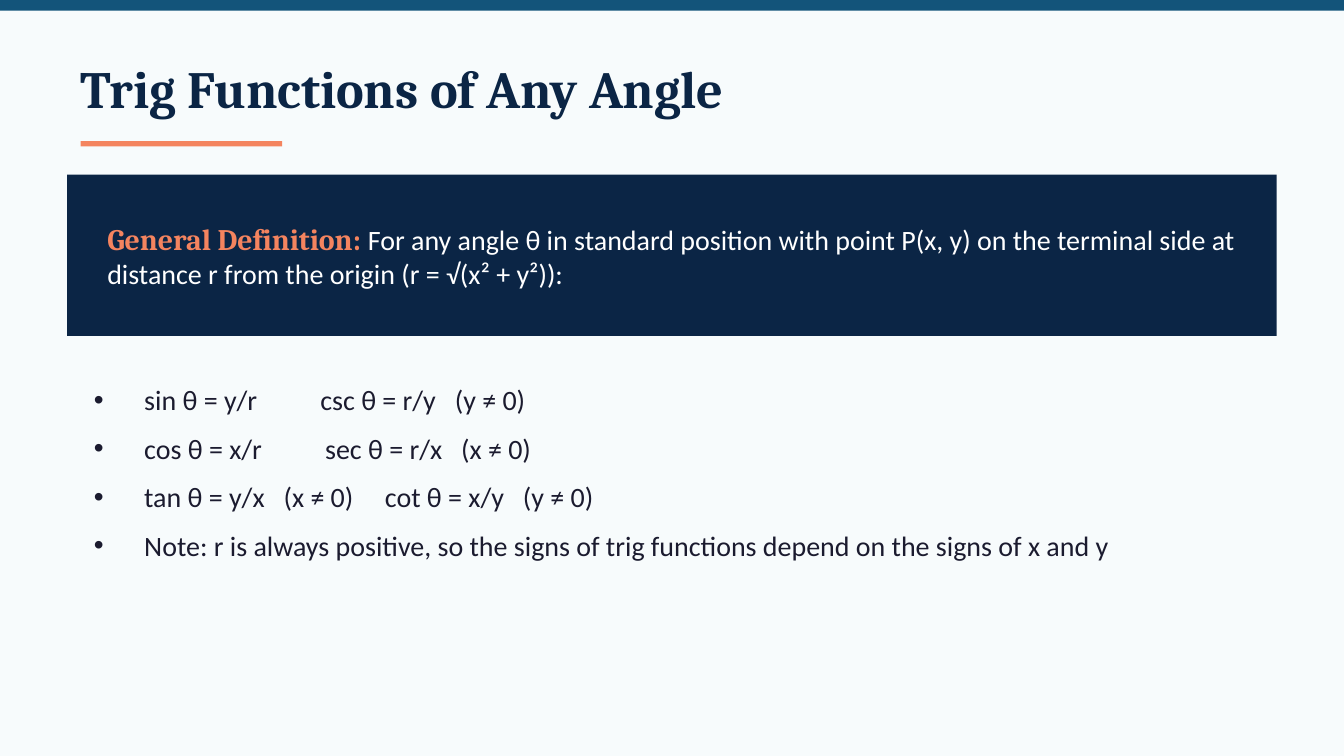
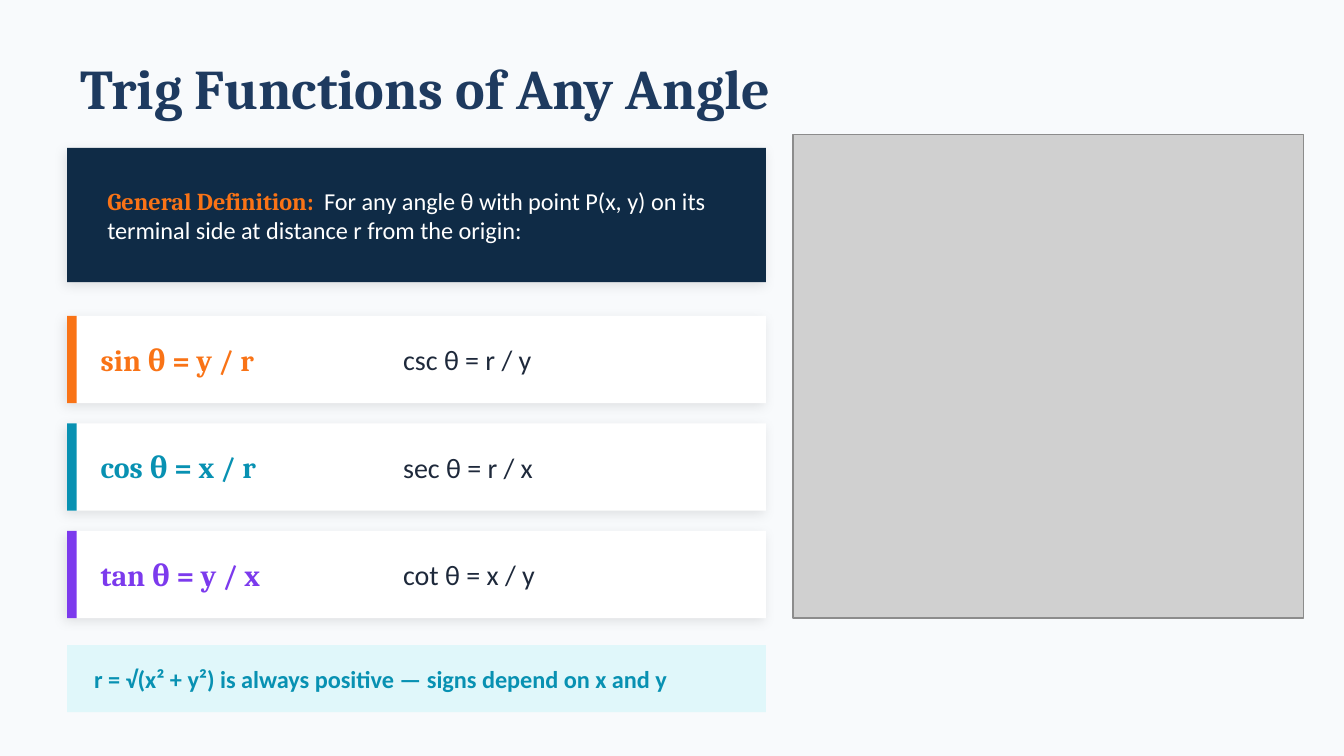
Before and after one commit to andrewhvolk/andrewhvolk.github.io, a slide deck: slide 4 of slides/Math130Unit3B.pptx. Drawn at 1344x756 pixels with LibreOffice and Linux fonts; fonts in the diff are those of the drawing; grey boxes stand for pictures. Boxes give left, top, right and bottom in pixels: in the first picture for what was removed or moved away, otherwise in the second. Text is boxed around its words. In the diff, an @@ line names an element or a change of style, - is before the commit and + after.

```diff
--- a/slides/Math130Unit3B.pptx
+++ b/slides/Math130Unit3B.pptx
@@ background #F7FBFC to #F8FAFC @@
@@ rectangle removed at [0, 0, 1344, 11] @@
@@ text "Trig Functions of Any Angle" at [81, 69, 770, 122]: size 28 to 30 pt, text colour #0B2545 to #1E3A5F @@
@@ rectangle added at [67, 148, 766, 282], fill #0F2B46 @@
@@ rectangle removed at [81, 141, 282, 146] @@
@@ picture added at [793, 134, 1304, 618] @@
@@ text at [107, 192, 705, 243]: text changed; size 15 to 13 pt @@
-General Definition: For any angle θ in standard position with point P(x, y) on the terminal side at distance r from the origin (r = √(x² + y²)):
+General Definition: For any angle θ with point P(x, y) on its terminal side at distance r from the origin:
@@ rectangle: place and size @@
-rectangle at [67, 175, 1277, 336]
+rectangle at [67, 316, 766, 403]
@@ rectangle at [67, 316, 766, 403]: fill #0B2545 to #FFFFFF; shadow on @@
@@ rectangle added at [67, 316, 77, 403], fill #F97316 @@
@@ text "sin θ = y / ..." at [101, 348, 254, 378]: vertical alignment top to middle @@
@@ text at [101, 348, 254, 378]: text changed; size 15 to 16 pt; font Calibri to Cambria; text colour #1B1B2F to #F97316; bold on @@
-• sin θ = y/r csc θ = r/y (y ≠ 0)
-• cos θ = x/r sec θ = r/x (x ≠ 0)
-• tan θ = y/x (x ≠ 0) cot θ = x/y (y ≠ 0)
-• Note: r is always positive, so the signs of trig functions depend on the signs of x and y
+sin θ = y / r
@@ text added at [403, 351, 532, 375], 15 pt, text #1E293B @@
+csc θ = r / y
@@ rectangle added at [67, 423, 766, 511], fill #FFFFFF @@
@@ rectangle added at [67, 423, 77, 511], fill #0891B2 @@
@@ text added at [101, 455, 256, 479], 16 pt, text #0891B2, bold @@
+cos θ = x / r
@@ text added at [403, 459, 533, 478], 15 pt, text #1E293B @@
+sec θ = r / x
@@ rectangle added at [67, 531, 766, 618], fill #FFFFFF @@
@@ rectangle added at [67, 531, 77, 618], fill #7C3AED @@
@@ text added at [101, 563, 260, 593], 16 pt, text #7C3AED, bold @@
+tan θ = y / x
@@ text added at [403, 566, 535, 590], 15 pt, text #1E293B @@
+cot θ = x / y
@@ rectangle added at [67, 645, 766, 712], fill #E0F7FA @@
@@ text added at [94, 668, 666, 692], 13 pt, text #0891B2, bold @@
+r = √(x² + y²) is always positive — signs depend on x and y
```
Also in this commit, not shown: 12 other slides changed, 8 slides added, 8 slides removed, 8 other files.
